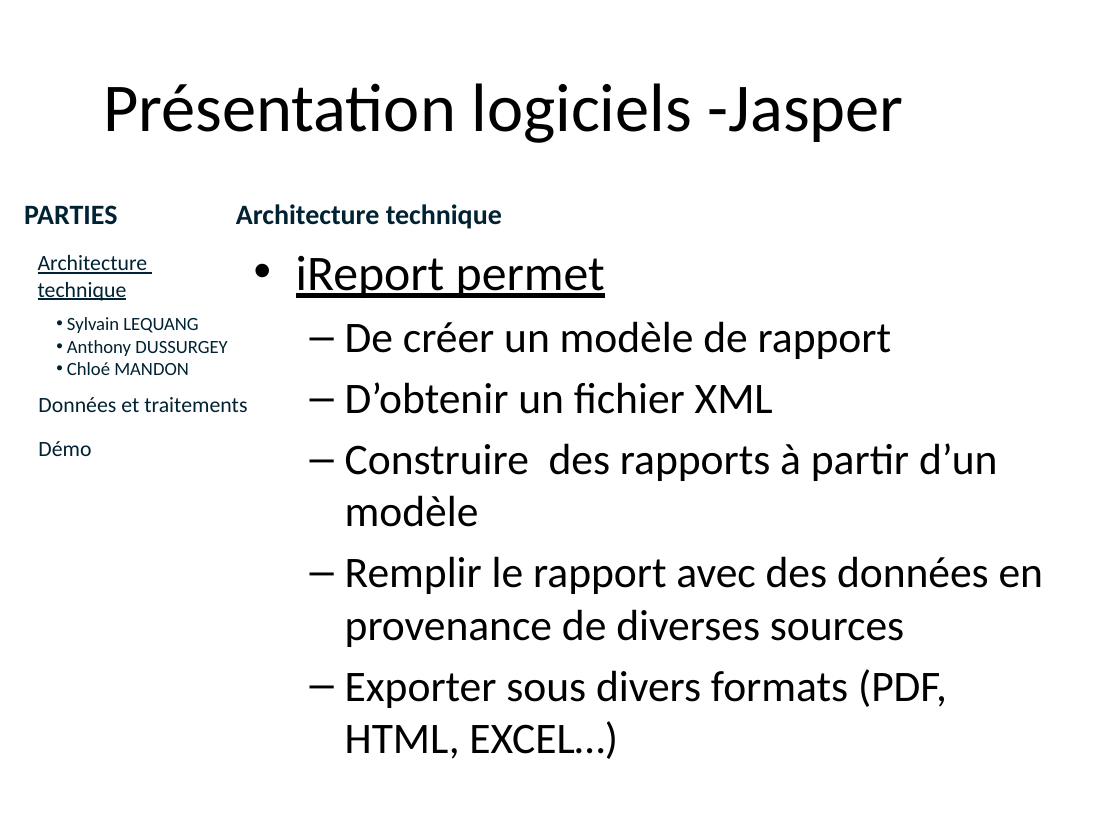
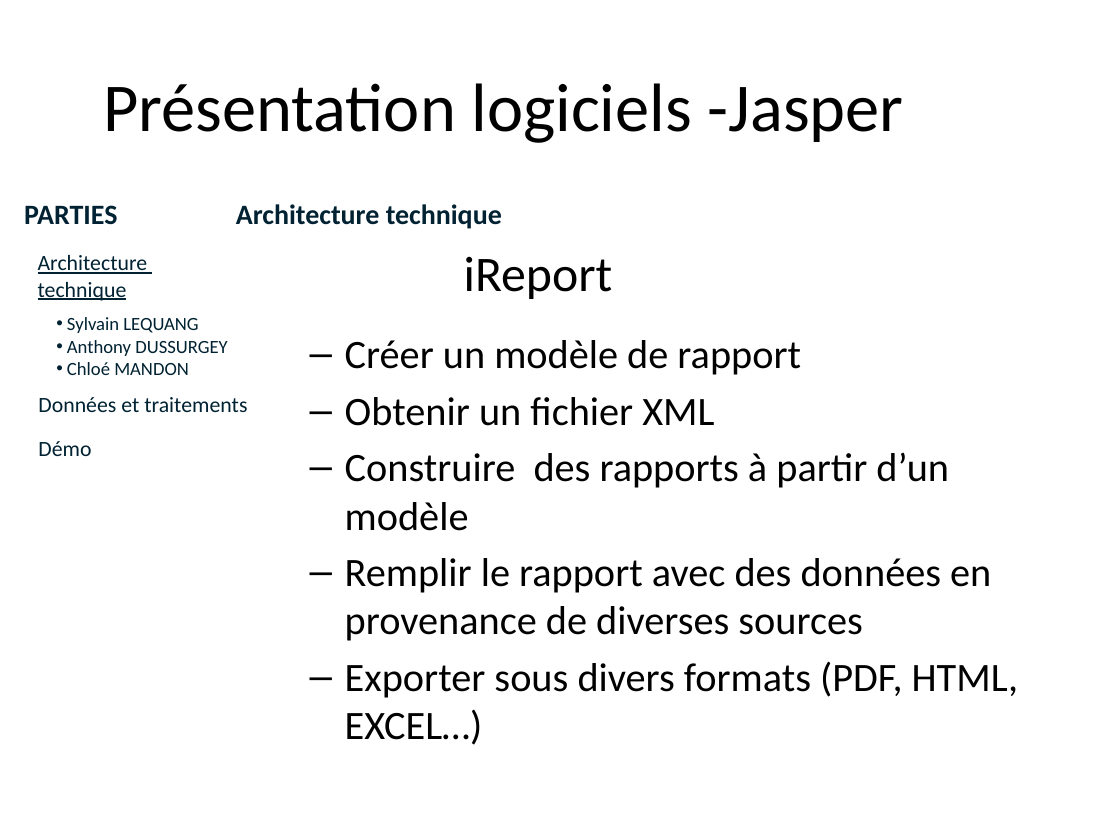
Before and after one commit to lobtec/dartiesgroupe2, a slide deck: slide 3 of PROJET/Soutenance Finale/slides_Architecture_Restitution.pptx. Drawn at 1120x840 pixels with LibreOffice and Linux fonts; fonts in the diff are those of the drawing; background and template pictures are left out. Boxes give left, top, right and bottom in pixels: in the first picture for what was removed or moved away, otherwise in the second. Text is boxed around its words. In the diff, an @@ line names an element or a change of style, - is before the commit and + after.

```diff
--- a/PROJET/Soutenance Finale/slides_Architecture_Restitution.pptx
+++ b/PROJET/Soutenance Finale/slides_Architecture_Restitution.pptx
@@ text added at (x1=464, y1=256, x2=613, y2=299), 32 pt, text #000000 @@
+  iReport
@@ text "Créer un modèle de rapport" moved from (x1=296, y1=255, x2=1044, y2=759) to (x1=345, y1=340, x2=1018, y2=745) @@
@@ text at (x1=345, y1=340, x2=801, y2=426): text changed; size 28 to 25.9 pt @@
-• iReport permet
-  – De créer un modèle de rapport
-  – D’obtenir un fichier XML
+  – Créer un modèle de rapport
+  – Obtenir un fichier XML
@@ text at (x1=345, y1=452, x2=1018, y2=745): size 28 to 25.9 pt in "Construire des rapports à partir d’un modèle", "Remplir le rapport avec des données en ...", "Exporter sous divers formats (PDF, HTML, EXCEL…)" @@
```
Also in this commit, not shown: 9 other slides changed.
